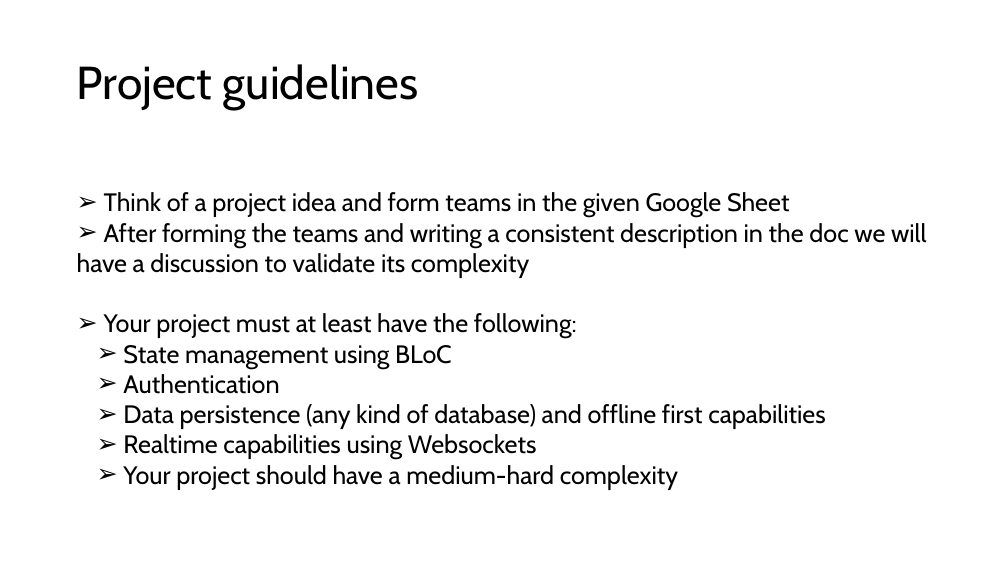
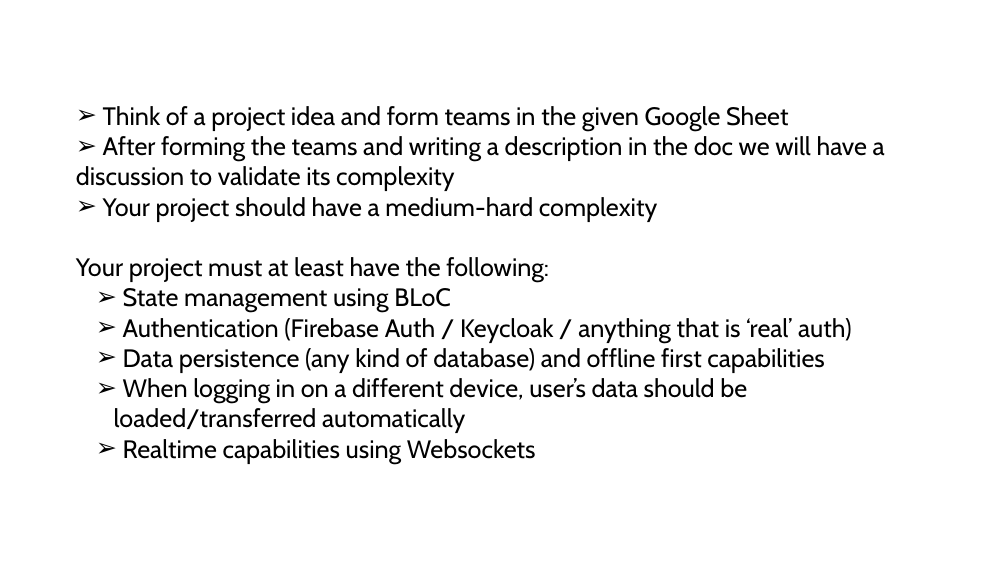
Before and after one commit to rusudinu/mobile-and-embedded-computing, a slide deck: slide 5 of labs/Mobile-and-Embedded-Lab1.pptx (slide 6 before the commit). Drawn at 1008x567 pixels with LibreOffice and Linux fonts; fonts in the diff are those of the drawing. Boxes give left, top, right and bottom in pixels: in the first picture for what was removed or moved away, otherwise in the second. Text is boxed around its words. In the diff, an @@ line names an element or a change of style, - is before the commit and + after.

```diff
--- a/labs/Mobile-and-Embedded-Lab1.pptx
+++ b/labs/Mobile-and-Embedded-Lab1.pptx
@@ title removed at box(77, 64, 419, 110) @@
-Project guidelines
@@ text "Think of a project idea ...": place and size @@
-text "Think of a project idea ..." at box(77, 192, 926, 490)
+text "Think of a project idea ..." at box(76, 106, 885, 464)
@@ text at box(76, 136, 885, 222): text changed @@
-➢ After forming the teams and writing a consistent description in the doc we will have a discussion to validate its complexity
+➢ After forming the teams and writing a description in the doc we will have a discussion to validate its complexity
+➢ Your project should have a medium-hard complexity
@@ text at box(76, 257, 549, 282): bullet ➢ to none @@
@@ text at box(123, 318, 851, 343): text changed @@
-  ➢ Authentication
+  ➢ Authentication (Firebase Auth / Keycloak / anything that is ‘real’ auth)
@@ text at box(114, 378, 747, 433): paragraph added @@
+  ➢ When logging in on a different device, user’s data should be loaded/transferred automatically
@@ text at box(123, 465, 678, 490): paragraph removed @@
-  ➢ Your project should have a medium-hard complexity
```
Also in this commit, not shown: 2 other slides changed.
